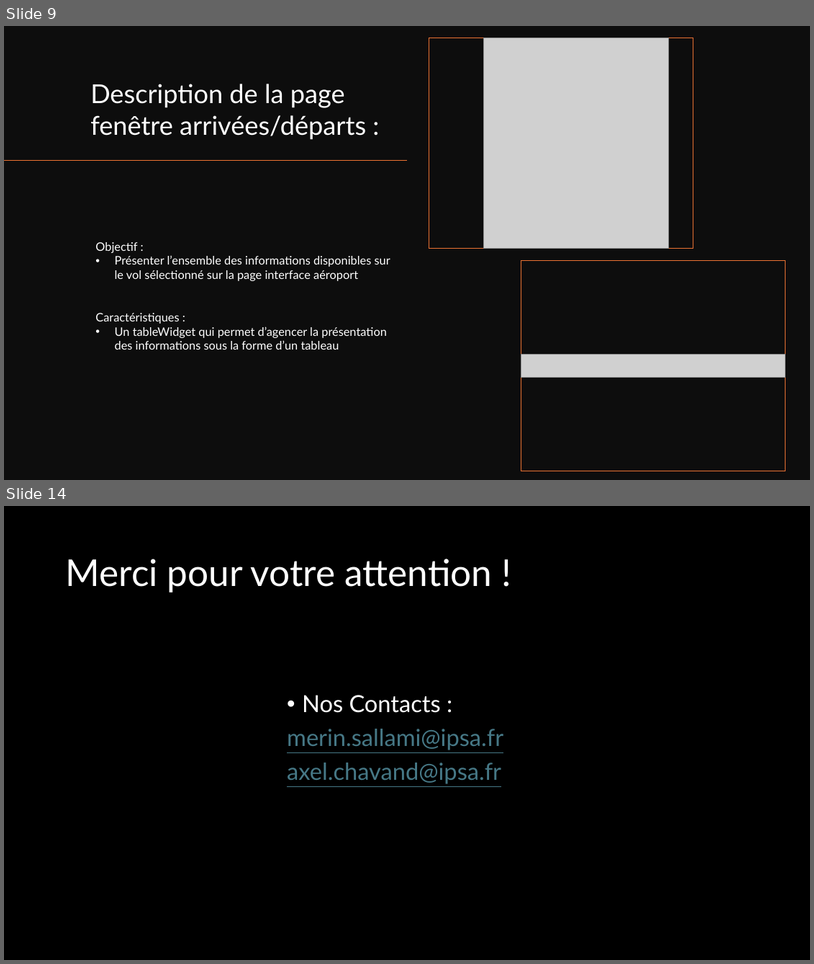
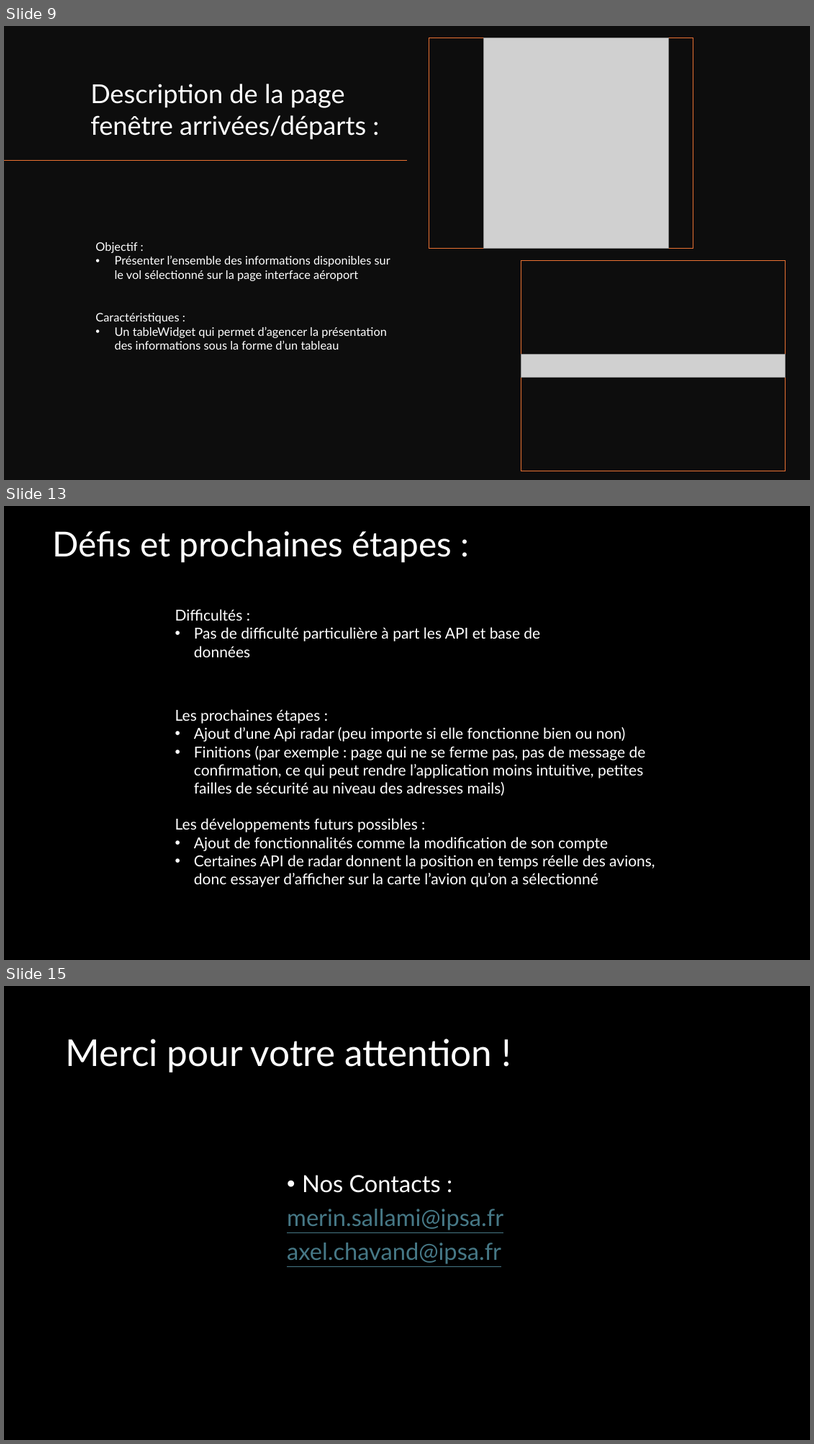
Before and after one commit to MajeurSmith/projet-flight-radar, a slide deck: presentation MAFR.pptx. Shown one above the other, each under a label of ours: slides 9 and 14 before the commit, slides 9, 13 and 15 after it; the slides between them are not shown. The pictures are 814x964 and 814x1444 pixels, drawn with LibreOffice and Linux fonts; fonts in the diff are those of the drawing; grey boxes stand for pictures. Boxes give left, top, right and bottom in pixels: in the first picture for what was removed or moved away, otherwise in the second. Text is boxed around its words. In the diff, an @@ line names an element or a change of style, - is before the commit and + after.

```diff
--- a/presentation MAFR.pptx
+++ b/presentation MAFR.pptx
@@ slide 13 added at (x1=4, y1=506, x2=810, y2=960), background #000000 @@
@@ text added at (x1=53, y1=530, x2=453, y2=563), 41 pt, text #FFFFFF @@
+Défis et prochaines étapes :
@@ text added at (x1=175, y1=609, x2=540, y2=657), 18 pt, text #FFFFFF @@
+Difficultés :
+• Pas de difficulté particulière à part les API et base de données
@@ text added at (x1=175, y1=709, x2=656, y2=887), 18 pt, text #FFFFFF @@
+Les prochaines étapes :
+• Ajout d’une Api radar (peu importe si elle fonctionne bien ou non)
+• Finitions (par exemple : page qui ne se ferme pas, pas de message de confirmation, ce qui peut rendre l’application moins intuitive, petites failles de sécurité au niveau des adresses mails)
+Les développements futurs possibles :
+• Ajout de fonctionnalités comme la modification de son compte
+• Certaines API de radar donnent la position en temps réelle des avions, donc essayer d’afficher sur la carte l’avion qu’on a sélectionné
@@ what was slide 14 is now slide 15 @@
```
Also in this commit, not shown: 5 slides changed, 2 other slides added, 2 slides removed, 3 other files.
